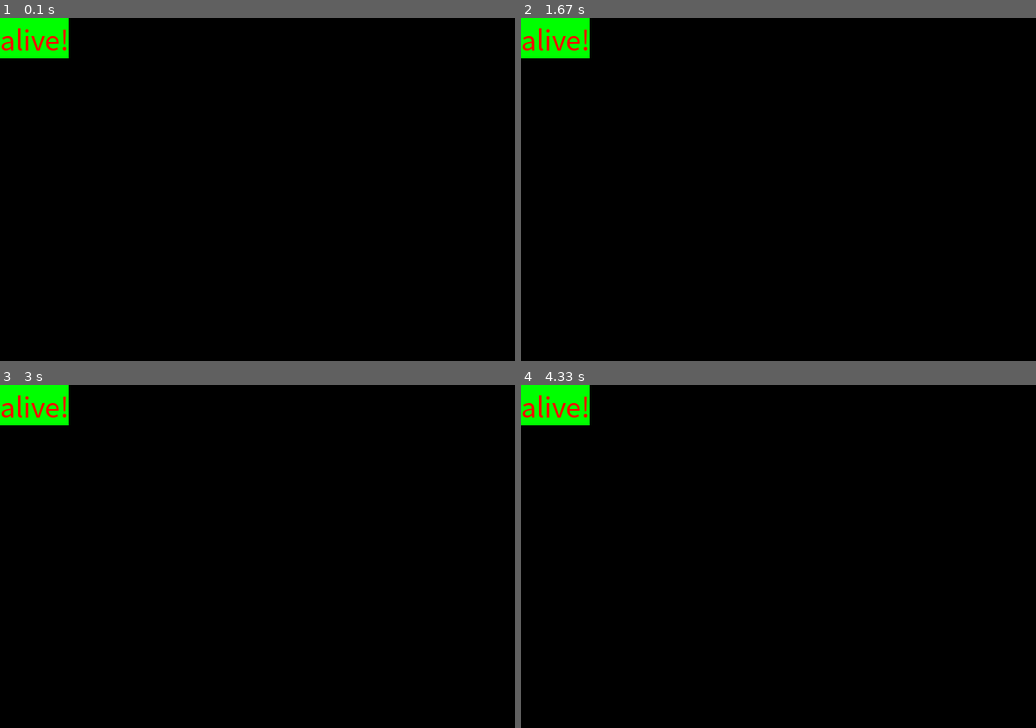
Above: before the commit, frames 1-4 (two rows, left to right).
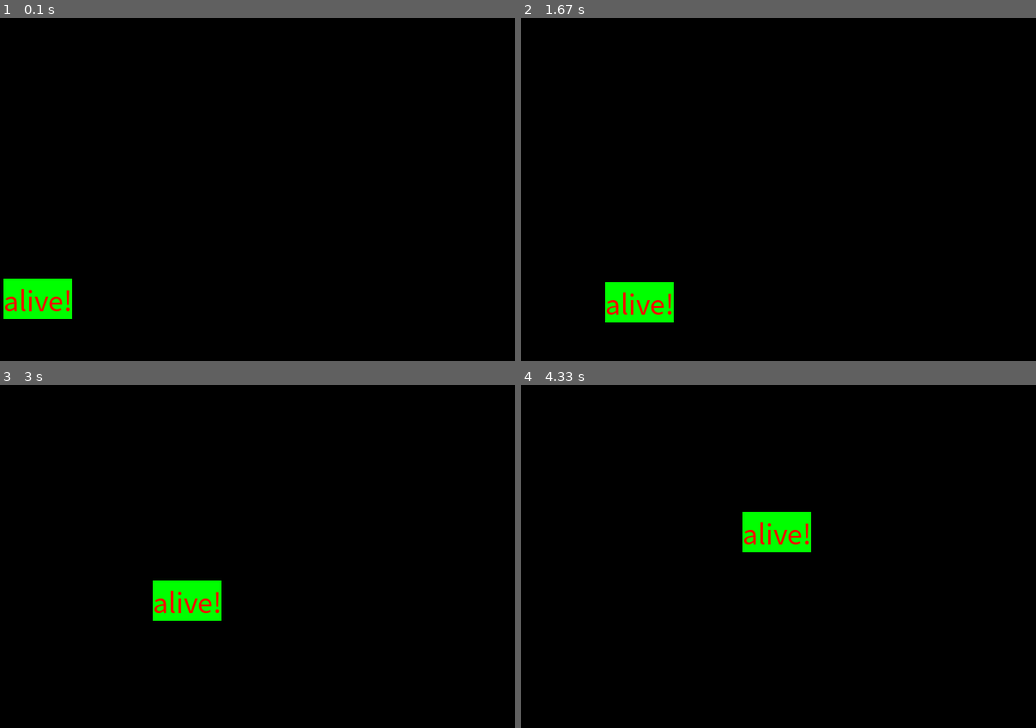
Above: after the commit, the same moments.

Repository: nndem/Python3
Game: pygame game, started from Tic tac toe/learn_pygame.py
Same seed, same stepped clock (60 frames per second), same inputs: the game is played once before the commit and once after it.
Inputs:
- Up to frame 1 (0.1 s): no input
- Up to frame 2 (1.67 s): no input
- Up to frame 3 (3 s): no input
- Up to frame 4 (4.33 s): no input

The runs differ from the first frame. In frame 1, 3.1% of the frame differs, in the area x 0-14%, y 0-88%; in frame 2, 3.1%; in frame 3, 3.1%; in frame 4, 3.1%.

Commit message:
text moving

Diff:
--- a/Tic tac toe/learn_pygame.py
+++ b/Tic tac toe/learn_pygame.py
@@ -12,18 +12,33 @@
 font = pygame.font.SysFont('malgungothic', 32)
 
 # создание текста
-RED = (255, 0, 0)
+RED   = (255, 0, 0)
 GREEN = (0, 255, 0)
-BLUE = (0, 0, 255)
+BLUE  = (0, 0, 255)
+BLACK = (0, 0, 0)
 follow = font.render('alive!', 1, RED, GREEN)
-
-
+width, height = follow.get_size()
+x, y = 0, 300
+direct_x = 1
+direct_y = 1
+FPS = 60
 ### игровой цикл (цикл обработки событий)
 
+clock = pygame.time.Clock()
 # перехватываем все события, связанные с нашим окном
 while True:
     for event in pygame.event.get():
         if event.type == pygame.QUIT:
             quit()
-    screen.blit(follow, (0, 0))
+    clock.tick(FPS)
+    screen.fill(BLACK)
+    screen.blit(follow, (x, y))
+
+    x += direct_x
+    if x + width >= 600 or x < 0:
+        direct_x = -direct_x
+
+    y += direct_y
+    if y + height >= 400 or y < 0:
+        direct_y = -direct_y
     pygame.display.update()
